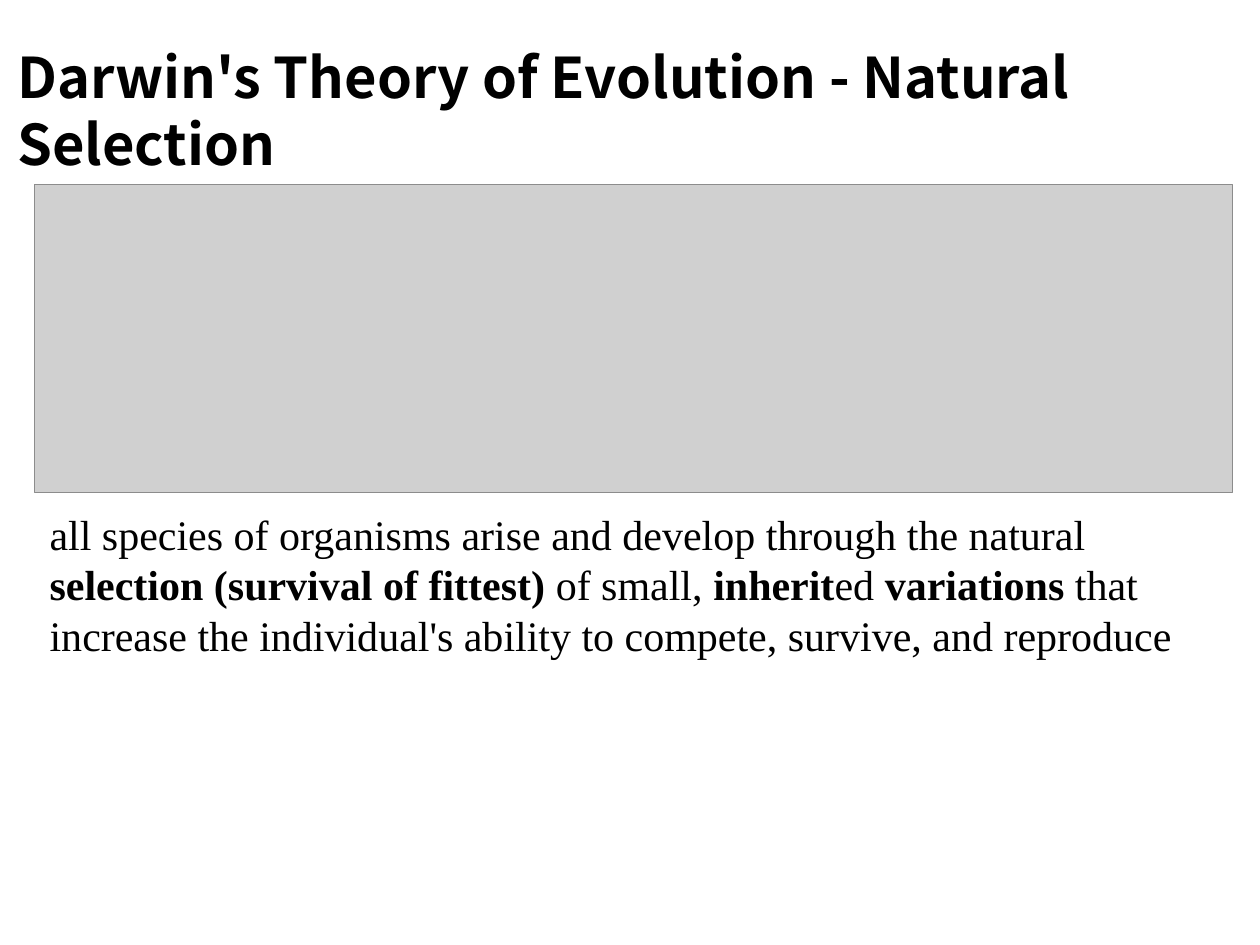
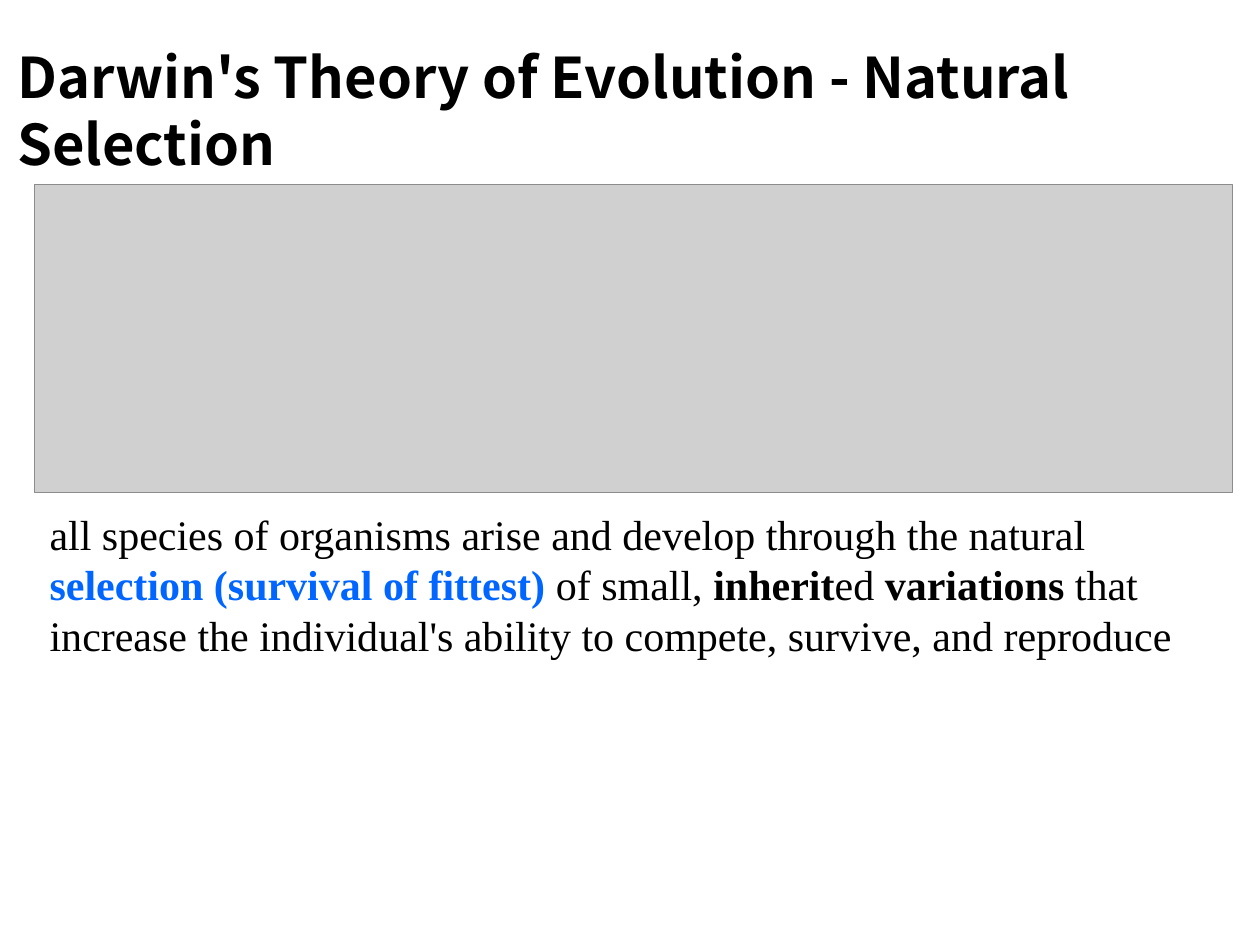
Before and after one commit to stella-Lee/GA, a slide deck: slide 5 of GA1-Introduction.pptx. Drawn at 1260x945 pixels with LibreOffice and Linux fonts; fonts in the diff are those of the drawing; grey boxes stand for pictures. Boxes give left, top, right and bottom in pixels: in the first picture for what was removed or moved away, otherwise in the second. Text is boxed around its words. In the diff, an @@ line names an element or a change of style, - is before the commit and + after.

```diff
--- a/GA1-Introduction.pptx
+++ b/GA1-Introduction.pptx
@@ text "all species of organisms arise ..." at (50, 520, 1172, 660): text colour #000000 to #0066FF in "selection (survival of fittest)" @@
```
